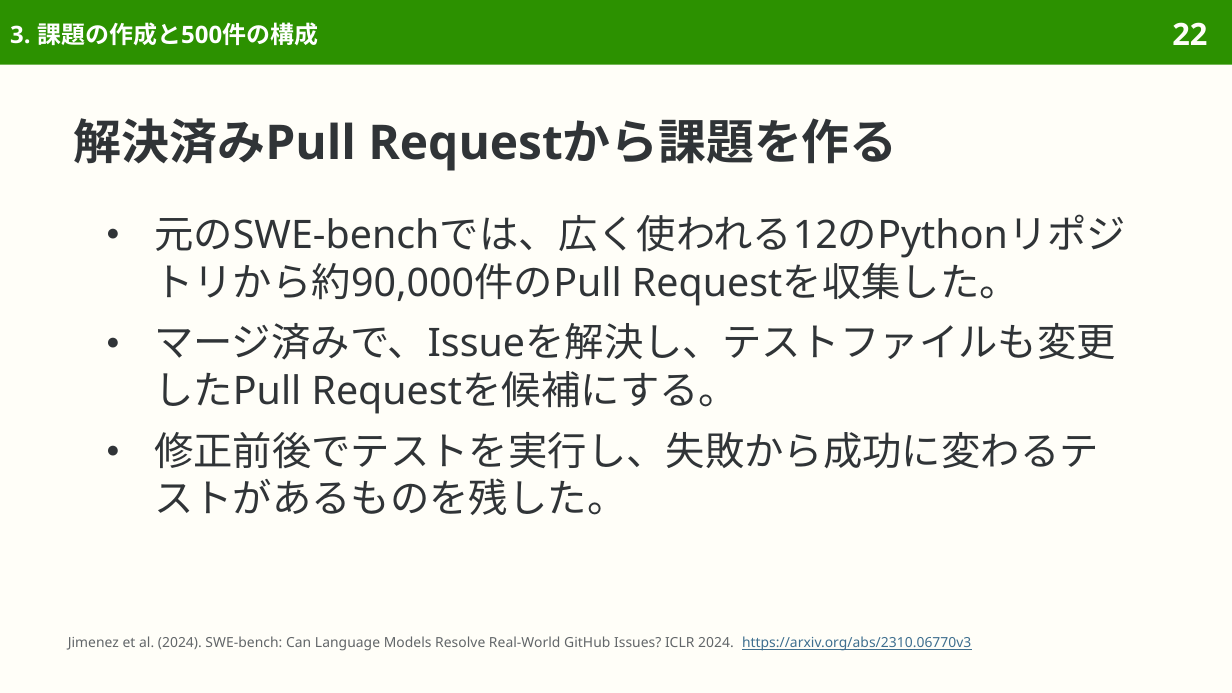
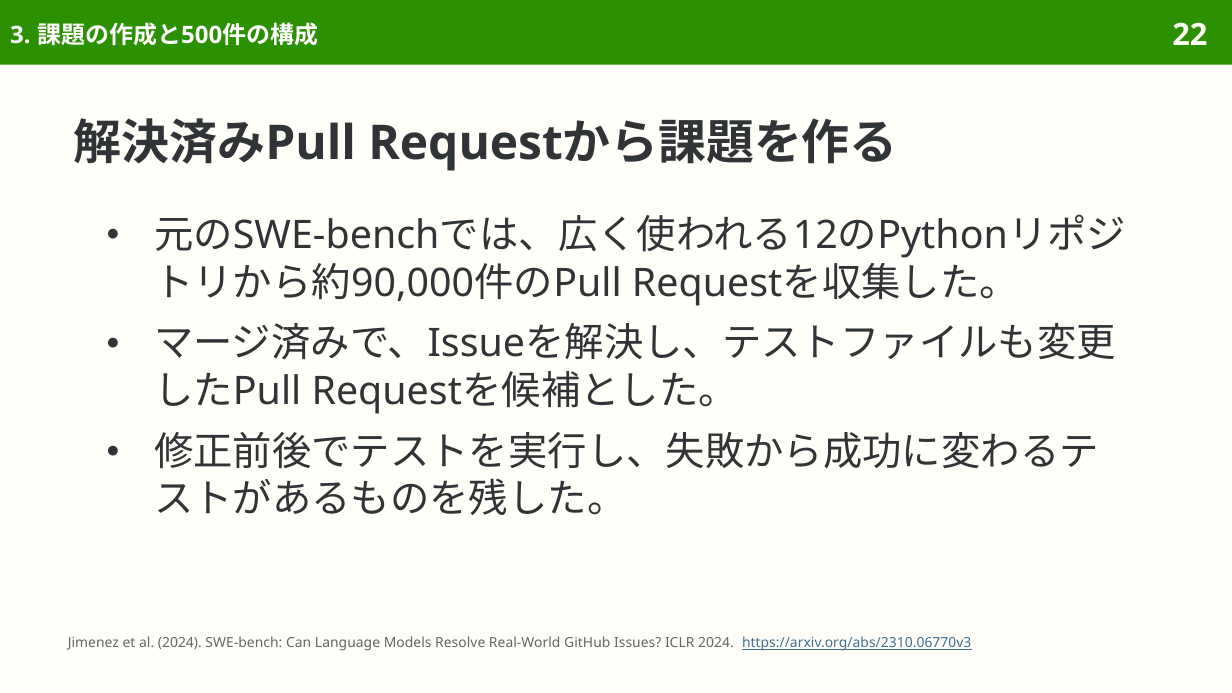
Before and after one commit to sasakiy84/datasets-in-10-minutes, a slide deck: slide 22 of slides/datasets-in-10-minutes-swe-bench-verified.pptx. Drawn at 1232x693 pixels with LibreOffice and Linux fonts; fonts in the diff are those of the drawing. Boxes give left, top, right and bottom in pixels: in the first picture for what was removed or moved away, otherwise in the second. Text is boxed around its words. In the diff, an @@ line names an element or a change of style, - is before the commit and + after.

```diff
--- a/slides/datasets-in-10-minutes-swe-bench-verified.pptx
+++ b/slides/datasets-in-10-minutes-swe-bench-verified.pptx
@@ text at bbox=[154, 323, 1116, 414]: text changed @@
-● マージ済みで、Issueを解決し、テストファイルも変更したPull Requestを候補にする。
+● マージ済みで、Issueを解決し、テストファイルも変更したPull Requestを候補とした。
```
Also in this commit, not shown: 10 other slides changed, 7 other files.
